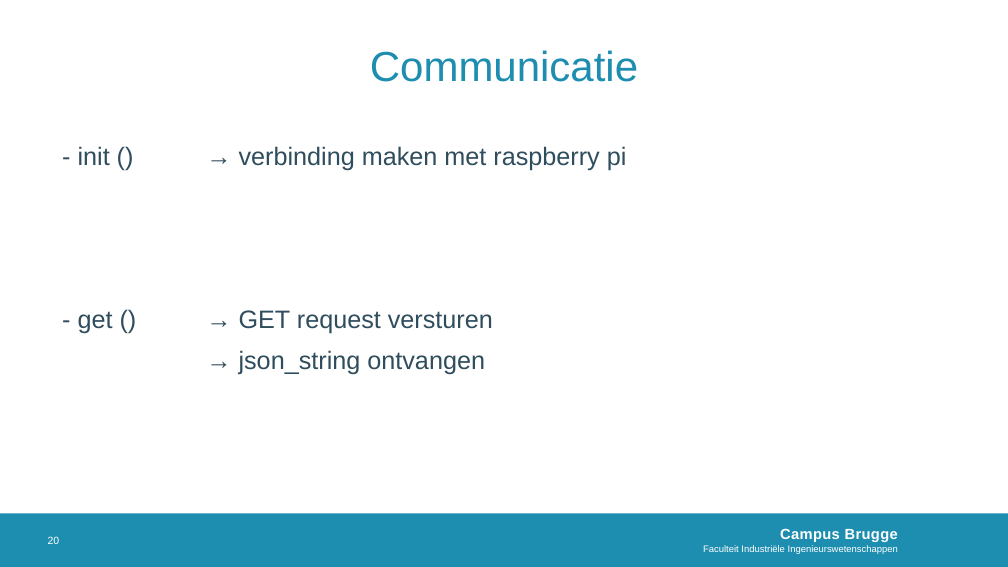
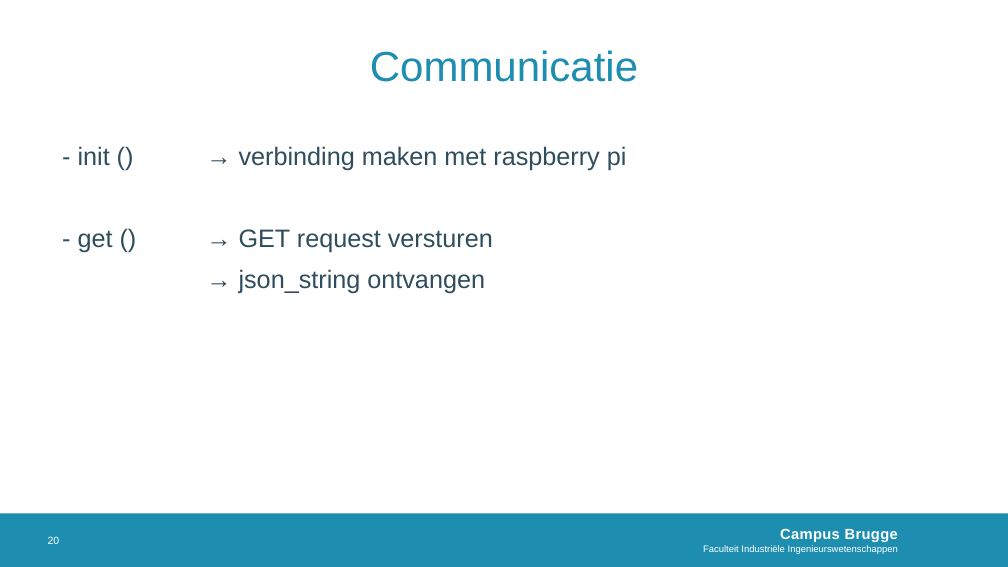
Before and after one commit to MichelDequick/E-ink-Room-Reservation-Display, a slide deck: slide 20 of Documentation/Presentatie.pptx. Drawn at 1008x567 pixels with LibreOffice and Linux fonts; fonts in the diff are those of the drawing; background and template pictures are left out. Boxes give left, top, right and bottom in pixels: in the first picture for what was removed or moved away, otherwise in the second. Text is boxed around its words. In the diff, an @@ line names an element or a change of style, - is before the commit and + after.

```diff
--- a/Documentation/Presentatie.pptx
+++ b/Documentation/Presentatie.pptx
@@ text "- init () → verbinding ..." rewrapped from (x1=78, y1=146, x2=627, y2=375) to (x1=78, y1=146, x2=627, y2=293) @@
```
Also in this commit, not shown: 5 other slides changed, 1 slide added.
